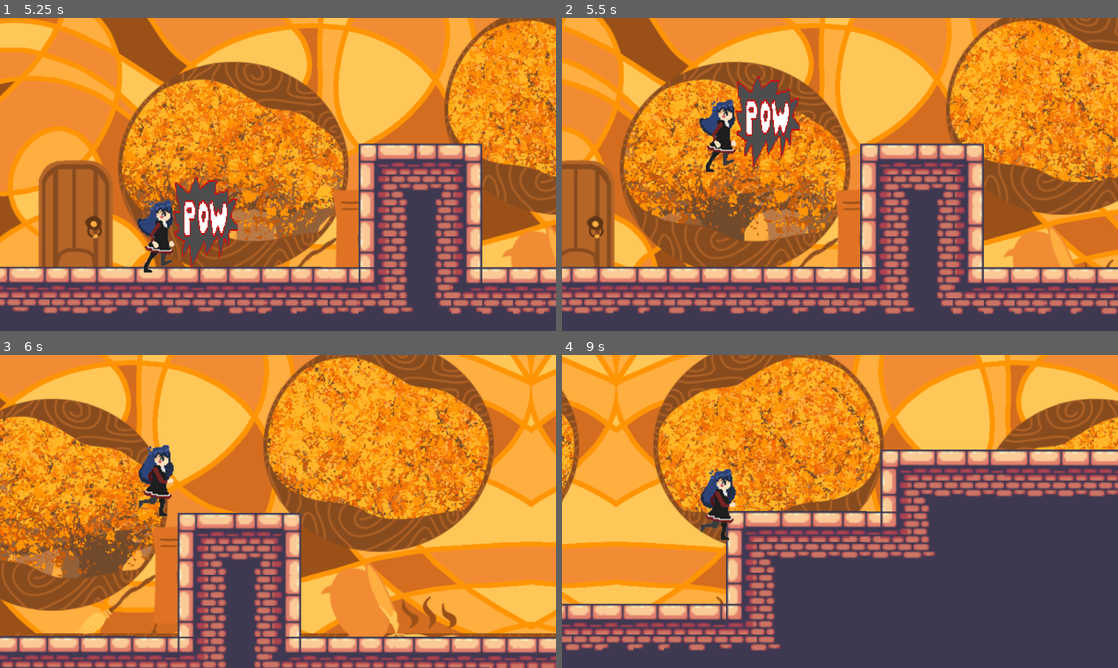
Above: before the commit, frames 1-4 (two rows, left to right).
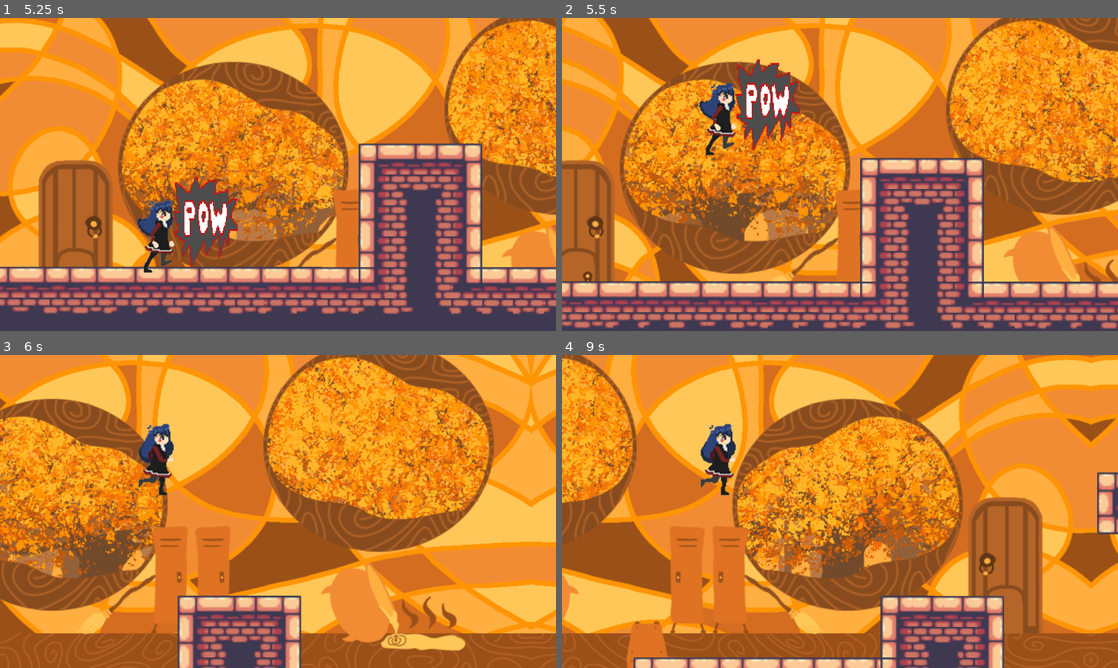
Above: after the commit, the same moments.

Repository: MetaToshi/dimension-hopping-oceans-9
Game: Godot game, scene res://Scripts/main_menu.tscn
Same seed, same stepped clock (60 frames per second), same inputs: the game is played once before the commit and once after it.
Inputs:
- Up to frame 1 (5.25 s): click "Start" at 0.5 s; tap Up (jump) at 1.35, 1.52, 1.82, 2.27, 2.3, 2.57, 2.85, 3.77, 3.8, 4.07, 4.35, 4.52, 4.82 s; tap E (attack) at 2.1, 3.6, 5.1 s
- Up to frame 2 (5.5 s): tap Up (jump) at 5.27, 5.3 s
- Up to frame 3 (6 s): tap Up (jump) at 5.57, 5.85 s
- Up to frame 4 (9 s): tap E (attack) at 6.6, 8.1 s; tap Up (jump) at 6.77, 6.8, 7.07, 7.35, 7.52, 7.82, 8.27, 8.3, 8.57, 8.85 s

Frame 1 is identical in both runs. In frame 2, 22% of the frame differs, in the area x 0-100%, y 13-100%; in frame 3, 18%; in frame 4, 90%, in the area x 0-100%, y 0-100%.

Commit message:
parallax layers change with dimensions
they change backgrounds when you go thru the portals!!

Diff:
--- a/Collage Dimension Hopping 170 game/Characters/player.gd
+++ b/Collage Dimension Hopping 170 game/Characters/player.gd
@@ -47,7 +47,8 @@
 func _on_area_2d_area_entered(area):
 	if area.is_in_group("Portal"):
 		$Sidescroller.texture=ResourceLoader.load("res://TestAssets/testFloorTile.png")
-
+		$ParallaxBackgroundDIM1.visible = false
+		$ParallaxBackgroundDIM2.visible = true
 		position.x = 0
 		position.y = 1500
 		speed = 750
@@ -55,6 +56,9 @@
 
 	if area.is_in_group("portal2"):
 		$Sidescroller.texture=ResourceLoader.load("res://TestAssets/testFloorTile.png")
+		$ParallaxBackgroundDIM1.visible = false
+		$ParallaxBackgroundDIM2.visible = false
+		# $ParallaxLayer1.parallax_scale = Vector2() # changes size
 		position.x = 0
 		position.y = 3000
 		speed = 400
@@ -67,7 +71,7 @@
 		position.x = 3000
 		position.y = 150
 		speed = 500
-		jump_velocity = -1200
+		jump_velocity = -1500
 
 func _on_player_hurt_box_area_entered(area):
 	if area.is_in_group("enemy"):
--- a/Collage Dimension Hopping 170 game/cutscene.tscn
+++ b/Collage Dimension Hopping 170 game/cutscene.tscn
@@ -1447,13 +1447,11 @@
 "walking": SubResource("Animation_qaoy0")
 }
 
-[node name="Node2D" type="Node2D"]
+[node name="Node2D2" type="Node2D"]
 
-[node name="Player" parent="." groups=["player"] instance=ExtResource("1_pus6e")]
+[node name="Player" parent="." instance=ExtResource("1_pus6e")]
 z_index = 1
 position = Vector2(-1, 0)
-speed = null
-jump_velocity = null
 
 [node name="RemoteTransform2D" type="RemoteTransform2D" parent="Player"]
 position = Vector2(250, -125)
--- a/Collage Dimension Hopping 170 game/mainscene.tscn
+++ b/Collage Dimension Hopping 170 game/mainscene.tscn
@@ -6,7 +6,8 @@
 [ext_resource type="Texture2D" uid="uid://c7b8q64rliehf" path="res://TestAssets/dim1bg1.png" id="4_tkkuu"]
 [ext_resource type="Texture2D" uid="uid://v45mfdbpbs6o" path="res://TestAssets/Terrain (32x32).png" id="4_tu1kj"]
 [ext_resource type="Texture2D" uid="uid://hsnitrf70wgv" path="res://TestAssets/dim1bg1alt.png" id="5_df8bd"]
-[ext_resource type="PackedScene" uid="uid://bli3i1kbgasu2" path="res://Characters/enemy.tscn" id="5_sf8g2"]
+[ext_resource type="PackedScene" uid="uid://bn7iewmepe4w8" path="res://Characters/enemy.tscn" id="5_sf8g2"]
+[ext_resource type="Texture2D" uid="uid://ct43isrbb05tf" path="res://TestAssets/Background_Dimention2_NoEyes.png" id="6_uqaig"]
 [ext_resource type="Texture2D" uid="uid://bc12lfq6flxut" path="res://TestAssets/testPortal.png" id="7_jv475"]
 [ext_resource type="Script" path="res://Scripts/Portal.gd" id="8_ipvwj"]
 [ext_resource type="Script" path="res://TestPortal2.gd" id="9_d7uj5"]
@@ -1575,40 +1576,52 @@
 drag_top_margin = 0.75
 drag_bottom_margin = 0.0
 
-[node name="ParallaxBackground (scene 1)" type="ParallaxBackground" parent="."]
-
-[node name="ParallaxLayer2" type="ParallaxLayer" parent="ParallaxBackground (scene 1)"]
+[node name="ParallaxBackgroundDIM1" type="ParallaxBackground" parent="Player"]
+
+[node name="ParallaxLayer2" type="ParallaxLayer" parent="Player/ParallaxBackgroundDIM1"]
 motion_scale = Vector2(0.5, 0.5)
 motion_mirroring = Vector2(1496, 2.08165e-12)
 
-[node name="Sprite2D" type="Sprite2D" parent="ParallaxBackground (scene 1)/ParallaxLayer2"]
+[node name="Sprite2D" type="Sprite2D" parent="Player/ParallaxBackgroundDIM1/ParallaxLayer2"]
 position = Vector2(576, 324)
 scale = Vector2(1.3, 1.3)
 texture = ExtResource("3_1ubrl")
 
-[node name="ParallaxLayer" type="ParallaxLayer" parent="ParallaxBackground (scene 1)"]
+[node name="ParallaxLayer" type="ParallaxLayer" parent="Player/ParallaxBackgroundDIM1"]
 motion_mirroring = Vector2(2992, 2.08165e-12)
 
-[node name="Sprite2D" type="Sprite2D" parent="ParallaxBackground (scene 1)/ParallaxLayer"]
+[node name="Sprite2D" type="Sprite2D" parent="Player/ParallaxBackgroundDIM1/ParallaxLayer"]
 position = Vector2(576, 324)
 scale = Vector2(1.3, 1.3)
 texture = ExtResource("4_tkkuu")
 
-[node name="ParallaxLayer3" type="ParallaxLayer" parent="ParallaxBackground (scene 1)"]
+[node name="ParallaxLayer3" type="ParallaxLayer" parent="Player/ParallaxBackgroundDIM1"]
 motion_offset = Vector2(1496, 2.08165e-12)
 motion_mirroring = Vector2(2992, 2.08165e-12)
 
-[node name="Sprite2D" type="Sprite2D" parent="ParallaxBackground (scene 1)/ParallaxLayer3"]
+[node name="Sprite2D" type="Sprite2D" parent="Player/ParallaxBackgroundDIM1/ParallaxLayer3"]
 position = Vector2(576, 324)
 scale = Vector2(1.3, 1.3)
 texture = ExtResource("5_df8bd")
+
+[node name="ParallaxBackgroundDIM2" type="ParallaxBackground" parent="Player"]
+visible = false
+
+[node name="ParallaxLayer2" type="ParallaxLayer" parent="Player/ParallaxBackgroundDIM2"]
+motion_scale = Vector2(0.5, 0.5)
+motion_mirroring = Vector2(1496, 2.08165e-12)
+
+[node name="Sprite2D" type="Sprite2D" parent="Player/ParallaxBackgroundDIM2/ParallaxLayer2"]
+position = Vector2(558, 312)
+scale = Vector2(2.93125, 2.93125)
+texture = ExtResource("6_uqaig")
 
 [node name="TileMap" type="TileMap" parent="."]
 rotation = 0.00136632
 scale = Vector2(4, 4)
 tile_set = SubResource("TileSet_xbvcr")
 format = 2
-layer_0/tile_data = PackedInt32Array(131092, 131072, 2, 1966 …(7963 unchanged characters)… 1310766, 262144, 5, 1310765, 262144, 5, 4128854, 262144, 5, 1376284, 131072, 7, 1310748, 131072, 2,  …(72680 unchanged characters)…
+layer_0/tile_data = PackedInt32Array(131092, 131072, 2, 1966 …(7963 unchanged characters)… 1310766, 262144, 5, 1310765, 262144, 5, 1376284, 131072, 7, 1310748, 131072, 2,  …(72680 unchanged characters)…
 
 [node name="Enemy" parent="." instance=ExtResource("5_sf8g2")]
 position = Vector2(11000, 160)
Binary file added: Collage Dimension Hopping 170 game/TestAssets/Background_Dimention2_NoEyes.png
Not shown, added: Collage Dimension Hopping 170 game/TestAssets/Background_Dimention2_NoEyes.png.import
Not shown: 1 places in Collage Dimension Hopping 170 game/mainscene.tscn that only renumber resources
